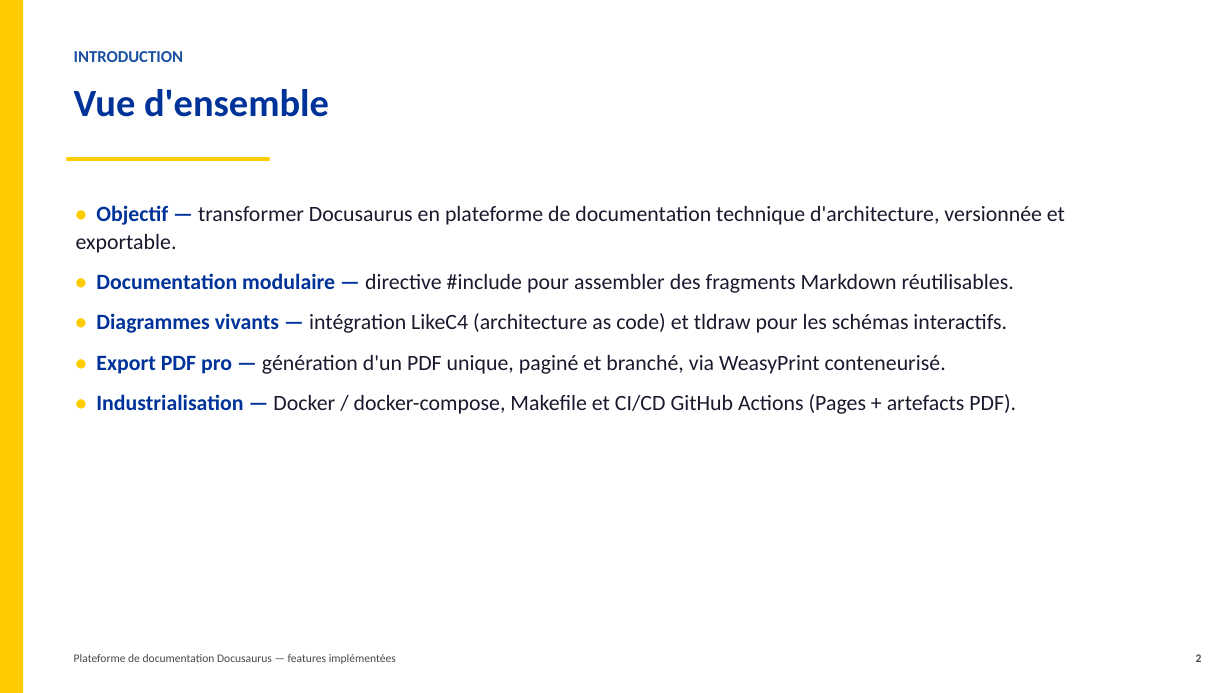
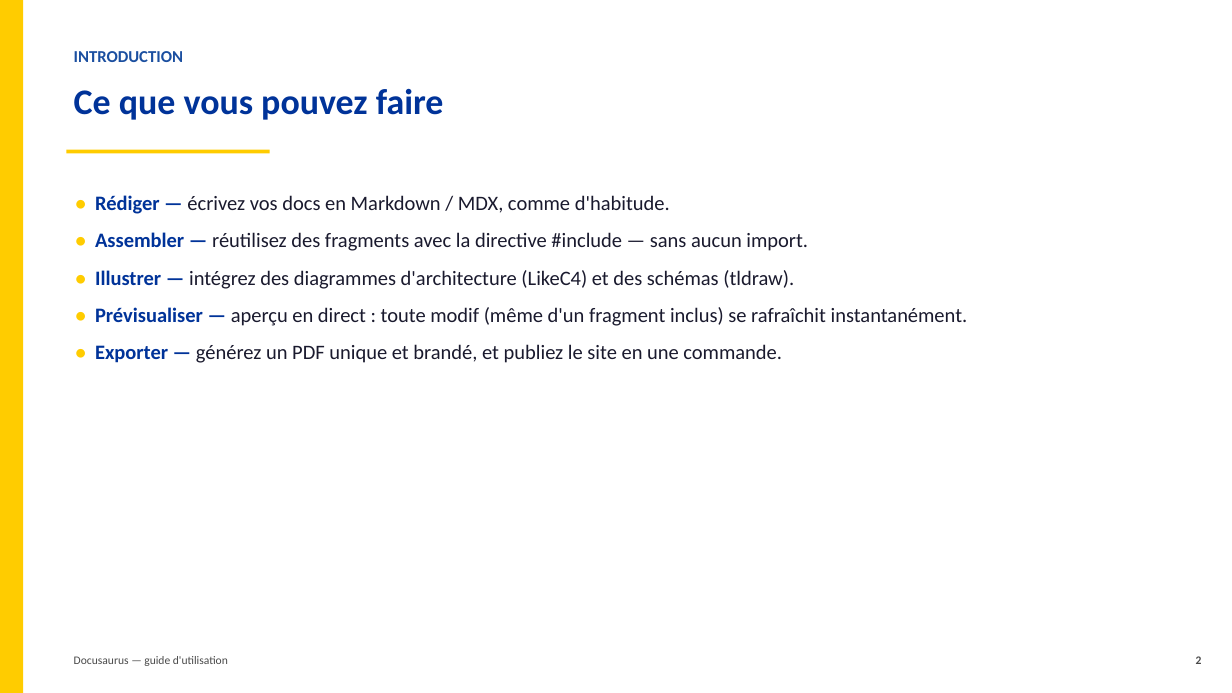
Before and after one commit to InnovateIt-ak/docusaurus, a slide deck: slide 2 of features-implementees.pptx. Drawn at 1232x693 pixels with LibreOffice and Linux fonts; fonts in the diff are those of the drawing. Boxes give left, top, right and bottom in pixels: in the first picture for what was removed or moved away, otherwise in the second. Text is boxed around its words. In the diff, an @@ line names an element or a change of style, - is before the commit and + after.

```diff
--- a/features-implementees.pptx
+++ b/features-implementees.pptx
@@ text at box(74, 88, 444, 120): text changed; size 30 to 28 pt @@
-Vue d'ensemble
+Ce que vous pouvez faire
@@ rectangle: place and size @@
-rectangle at box(67, 157, 270, 161)
+rectangle at box(67, 150, 270, 153)
@@ text at box(95, 195, 968, 363): text changed; size 17 to 16 pt @@
-• Objectif — transformer Docusaurus en plateforme de documentation technique d'architecture, versionnée et exportable.
-• Documentation modulaire — directive #include pour assembler des fragments Markdown réutilisables.
-• Diagrammes vivants — intégration LikeC4 (architecture as code) et tldraw pour les schémas interactifs.
-• Export PDF pro — génération d'un PDF unique, paginé et branché, via WeasyPrint conteneurisé.
-• Industrialisation — Docker / docker-compose, Makefile et CI/CD GitHub Actions (Pages + artefacts PDF).
+• Rédiger — écrivez vos docs en Markdown / MDX, comme d'habitude.
+• Assembler — réutilisez des fragments avec la directive #include — sans aucun import.
+• Illustrer — intégrez des diagrammes d'architecture (LikeC4) et des schémas (tldraw).
+• Prévisualiser — aperçu en direct : toute modif (même d'un fragment inclus) se rafraîchit instantanément.
+• Exporter — générez un PDF unique et brandé, et publiez le site en une commande.
@@ text at box(74, 656, 228, 666): text changed @@
-Plateforme de documentation Docusaurus — features implémentées
+Docusaurus — guide d'utilisation
@@ text "2" at box(1196, 656, 1202, 664): less space between paragraphs @@
```
Also in this commit, not shown: 6 other slides changed, 3 slides added, 3 slides removed, 5 other files.
